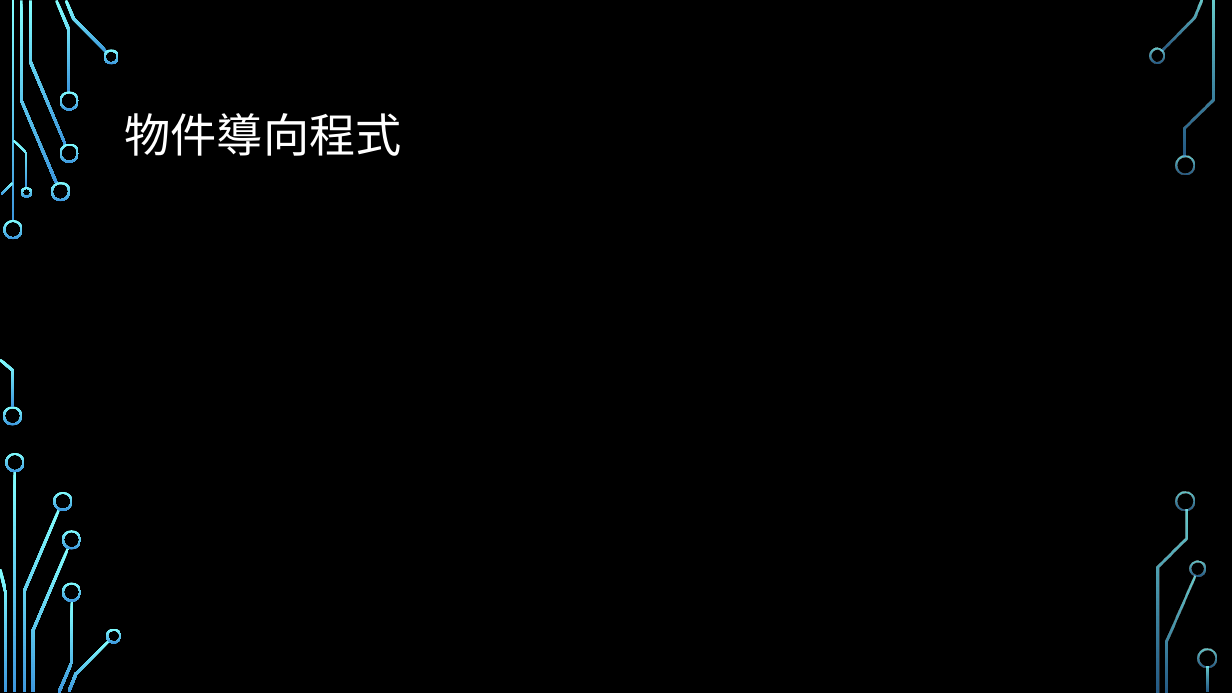
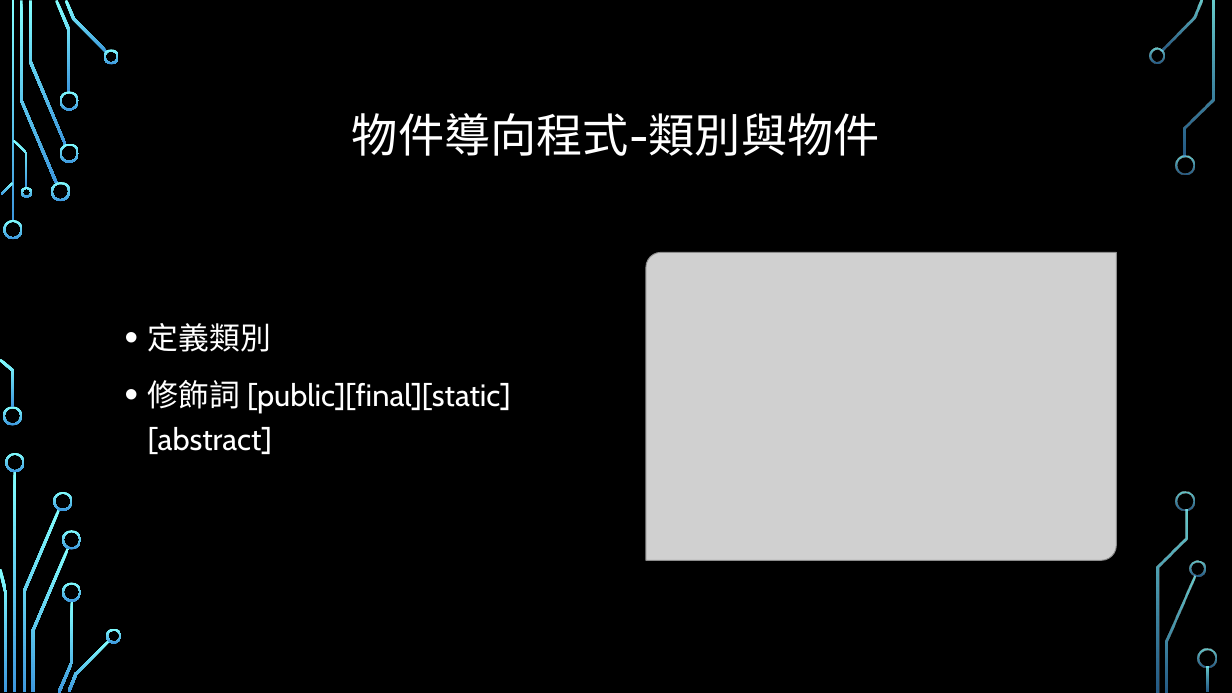
Before and after one commit to Alvin-Lo0729/ncut-java, a slide deck: slide 2 of doc/JAVA0206.pptx. Drawn at 1232x693 pixels with LibreOffice and Linux fonts; fonts in the diff are those of the drawing; grey boxes stand for pictures; background and template pictures are left out. Boxes give left, top, right and bottom in pixels: in the first picture for what was removed or moved away, otherwise in the second. Text is boxed around its words. In the diff, an @@ line names an element or a change of style, - is before the commit and + after.

Commit message:
update ppt

```diff
--- a/doc/JAVA0206.pptx
+++ b/doc/JAVA0206.pptx
@@ title at [352, 113, 880, 156]: text changed @@
-物件導向程式
+物件導向程式-類別與物件
@@ picture added at [646, 252, 1116, 560] @@
@@ text added at [148, 323, 511, 454], 24 pt, text #FFFFFF @@
+• 定義類別
+• 修飾詞 [public][final][static][abstract]
```
Also in this commit, not shown: 3 slides added, 1 slide removed, 3 other files.
